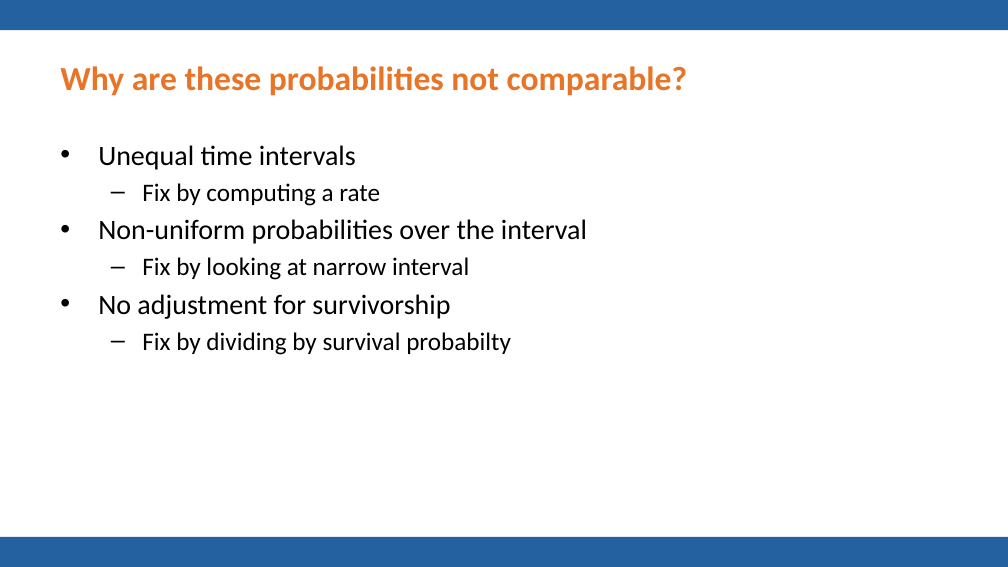
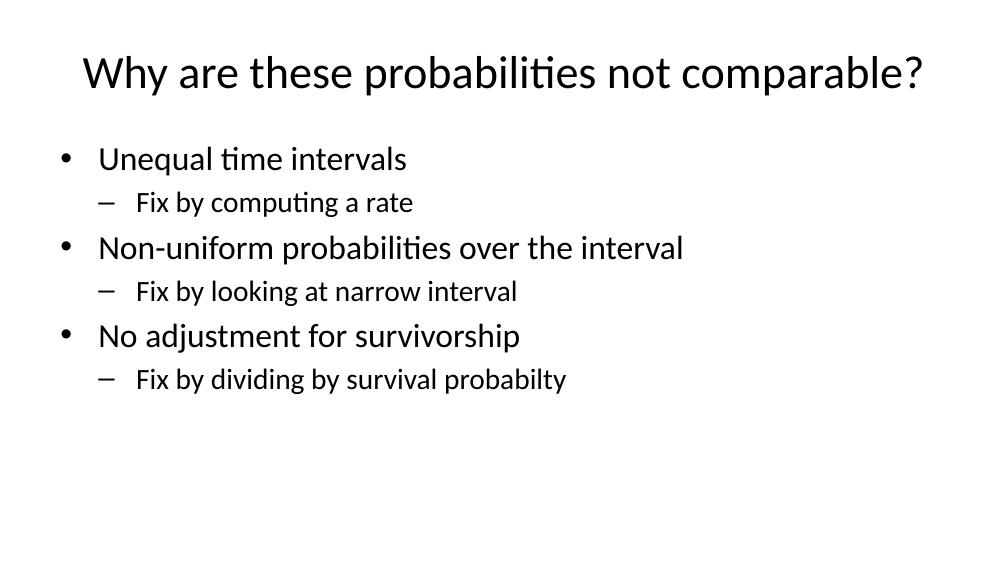
Before and after one commit to pmean/talks, a slide deck: slide 14 of frailty/frailty.pptx. Drawn at 1008x567 pixels with LibreOffice and Linux fonts; fonts in the diff are those of the drawing; background and template pictures are left out. Boxes give left, top, right and bottom in pixels: in the first picture for what was removed or moved away, otherwise in the second. Text is boxed around its words. In the diff, an @@ line names an element or a change of style, - is before the commit and + after.

```diff
--- a/frailty/frailty.pptx
+++ b/frailty/frailty.pptx
@@ rectangle removed at (0,0,1008,30) @@
@@ title "Why are these probabilities not ..." at (83,56,924,96): size 24 to 33 pt, text colour #E87427 to #000000, bold off; alignment left to centre @@
@@ text "Unequal time intervals" at (98,146,684,394): size 20 to 24 pt in "Unequal time intervals", "Non-uniform probabilities over the interval", "No adjustment for survivorship"; size 18 to 21 pt in "Fix by computing a rate", "Fix by looking at narrow interval", "Fix by dividing by survival probabilty"; indent changed @@
@@ rectangle removed at (0,537,1008,567) @@
```
Also in this commit, not shown: 54 other slides changed, 3 slides added, 1 other file.
